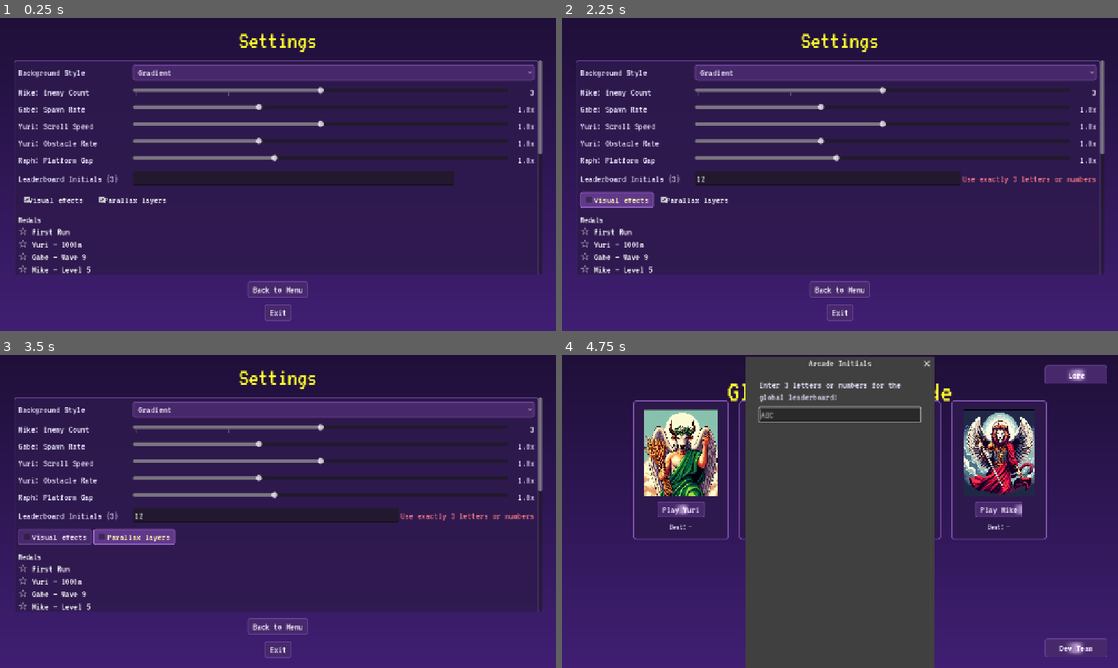
Above: before the commit, frames 1-4 (two rows, left to right).
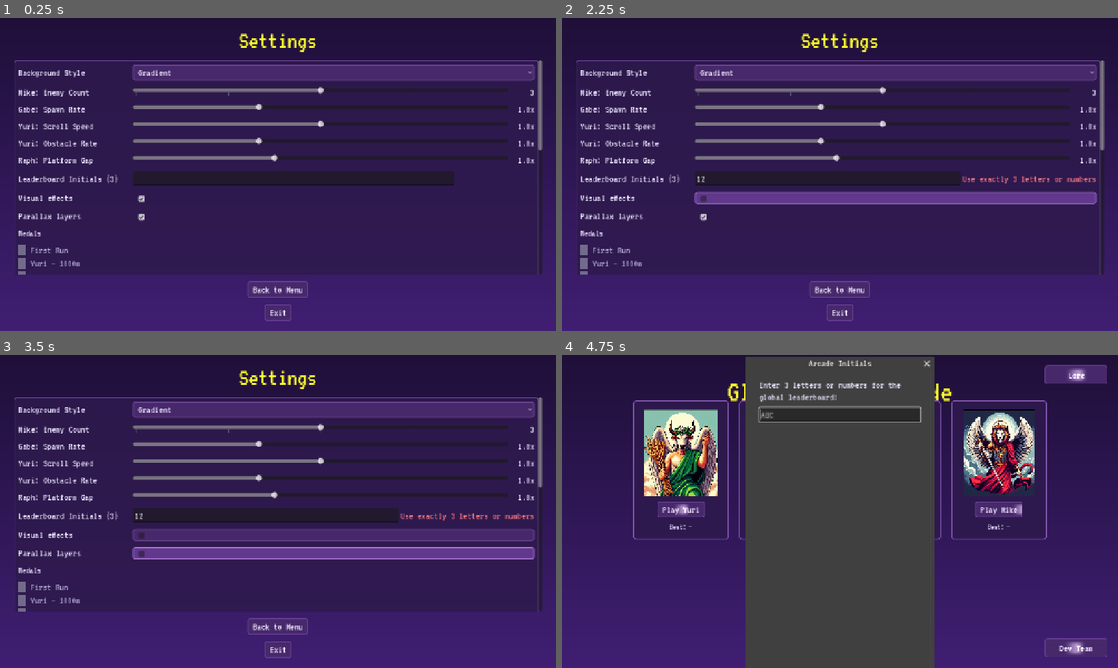
Above: after the commit, the same moments.

Repository: khrollo963/Occult-Video-Game-
Game: Godot game, scene res://scenes/UI/settings.tscn
Same seed, same stepped clock (60 frames per second), same inputs: the game is played once before the commit and once after it. This scene is started directly instead of the project's main scene.
Inputs (mouse positions are in pixels of both pictures, inside the frame that each line leads up to; where the layout moved, square brackets give the same spot in the first picture):
- Up to frame 1 (0.25 s): no input
- Up to frame 2 (2.25 s): click (856, 177) at 0.52 s; type "12" at 0.6 s; click "Gradient" at 1.25 s; click (895, 199) [617, 199] at 2 s
- Up to frame 3 (3.5 s): click (333, 552) [133, 536] at 2.75 s
- Up to frame 4 (4.75 s): click "Back to Menu" at 3.5 s; click "Settings" at 4.25 s

The runs differ from the first frame. In frame 1, 1.2% of the frame differs, in the area x 3-98%, y 42-82%; in frame 2, 4.7%; in frame 3, 7.5%; in frame 4, nothing differs.

Commit message:
fix: gameplay bugs, settings UI, and web performance
Stop milestone re-triggers and duplicate hit-spark VFX. Fix settings checkboxes and medal display. Preload VFX scenes, cache particle textures, and reduce web GPU load (lights, parallax, particles).

Co-authored-by: Cursor <cursoragent@cursor.com>

Diff:
--- a/assets/ui/arcade_theme.tres
+++ b/assets/ui/arcade_theme.tres
@@ -61,3 +61,5 @@
 Label/colors/font_color = Color(0.92, 0.9, 1, 1)
 Label/font_sizes/font_size = 24
 PanelContainer/styles/panel = SubResource("StyleBoxFlat_panel")
+CheckBox/constants/h_separation = 8
+CheckBox/constants/check_v_offset = 2
--- a/scenes/UI/button_sheen.gd
+++ b/scenes/UI/button_sheen.gd
@@ -4,6 +4,8 @@
 
 
 static func apply_to_button(button: Button) -> void:
+	if OS.has_feature("web"):
+		return
 	if button.get_node_or_null("Sheen"):
 		return
 
--- a/scenes/UI/settings.gd
+++ b/scenes/UI/settings.gd
@@ -42,10 +42,10 @@
 @onready var raph_value: Label = $MarginContainer/VBox/ScrollContainer/PanelContainer/VBox/RaphRow/RaphValue
 @onready var initials_edit: LineEdit = $MarginContainer/VBox/ScrollContainer/PanelContainer/VBox/InitialsRow/InitialsEdit
 @onready var initials_status: Label = $MarginContainer/VBox/ScrollContainer/PanelContainer/VBox/InitialsRow/InitialsStatus
-@onready var vfx_check: CheckBox = $MarginContainer/VBox/ScrollContainer/PanelContainer/VBox/VisualRow/VfxCheck
-@onready var parallax_check: CheckBox = $MarginContainer/VBox/ScrollContainer/PanelContainer/VBox/VisualRow/ParallaxCheck
+@onready var vfx_check: CheckBox = $MarginContainer/VBox/ScrollContainer/PanelContainer/VBox/VfxRow/VfxCheck
+@onready var parallax_check: CheckBox = $MarginContainer/VBox/ScrollContainer/PanelContainer/VBox/ParallaxRow/ParallaxCheck
 @onready var how_to_play_label: RichTextLabel = $MarginContainer/VBox/ScrollContainer/PanelContainer/VBox/HowToPlayLabel
-@onready var medals_label: RichTextLabel = $MarginContainer/VBox/ScrollContainer/PanelContainer/VBox/MedalsLabel
+@onready var medals_list: VBoxContainer = $MarginContainer/VBox/ScrollContainer/PanelContainer/VBox/MedalsList
 
 
 func _ready() -> void:
@@ -87,8 +87,20 @@
 
 
 func _refresh_medals() -> void:
-	var lines: PackedStringArray = _score_mgr.get_medal_lines()
-	medals_label.text = "[font_size=22][b]Medals[/b][/font_size]\n" + "\n".join(lines)
+	for child in medals_list.get_children():
+		child.queue_free()
+	for entry in _score_mgr.get_medal_entries():
+		var row := HBoxContainer.new()
+		row.add_theme_constant_override("separation", 10)
+		var icon := ColorRect.new()
+		icon.custom_minimum_size = Vector2(18, 18)
+		icon.color = Color(1.0, 0.82, 0.2, 1.0) if entry["unlocked"] else Color(0.45, 0.42, 0.55, 1.0)
+		row.add_child(icon)
+		var label := Label.new()
+		label.text = entry["label"]
+		label.modulate = Color(1.0, 0.95, 0.7) if entry["unlocked"] else Color(0.75, 0.72, 0.82)
+		row.add_child(label)
+		medals_list.add_child(row)
 
 
 func _on_background_option_item_selected(index: int) -> void:
--- a/scenes/UI/settings.tscn
+++ b/scenes/UI/settings.tscn
@@ -207,24 +207,38 @@
 layout_mode = 2
 text = ""
 
-[node name="VisualRow" type="HBoxContainer" parent="MarginContainer/VBox/ScrollContainer/PanelContainer/VBox"]
-layout_mode = 2
-
-[node name="VfxCheck" type="CheckBox" parent="MarginContainer/VBox/ScrollContainer/PanelContainer/VBox/VisualRow"]
+[node name="VfxRow" type="HBoxContainer" parent="MarginContainer/VBox/ScrollContainer/PanelContainer/VBox"]
+layout_mode = 2
+
+[node name="VfxLabel" type="Label" parent="MarginContainer/VBox/ScrollContainer/PanelContainer/VBox/VfxRow"]
+custom_minimum_size = Vector2(260, 0)
 layout_mode = 2
 text = "Visual effects"
 
-[node name="ParallaxCheck" type="CheckBox" parent="MarginContainer/VBox/ScrollContainer/PanelContainer/VBox/VisualRow"]
+[node name="VfxCheck" type="CheckBox" parent="MarginContainer/VBox/ScrollContainer/PanelContainer/VBox/VfxRow"]
+layout_mode = 2
+size_flags_horizontal = 3
+
+[node name="ParallaxRow" type="HBoxContainer" parent="MarginContainer/VBox/ScrollContainer/PanelContainer/VBox"]
+layout_mode = 2
+
+[node name="ParallaxLabel" type="Label" parent="MarginContainer/VBox/ScrollContainer/PanelContainer/VBox/ParallaxRow"]
+custom_minimum_size = Vector2(260, 0)
 layout_mode = 2
 text = "Parallax layers"
 
-[node name="MedalsLabel" type="RichTextLabel" parent="MarginContainer/VBox/ScrollContainer/PanelContainer/VBox"]
-custom_minimum_size = Vector2(0, 120)
-layout_mode = 2
-size_flags_horizontal = 3
-bbcode_enabled = true
-fit_content = true
-scroll_active = false
+[node name="ParallaxCheck" type="CheckBox" parent="MarginContainer/VBox/ScrollContainer/PanelContainer/VBox/ParallaxRow"]
+layout_mode = 2
+size_flags_horizontal = 3
+
+[node name="MedalsTitle" type="Label" parent="MarginContainer/VBox/ScrollContainer/PanelContainer/VBox"]
+layout_mode = 2
+theme_override_font_sizes/font_size = 22
+text = "Medals"
+
+[node name="MedalsList" type="VBoxContainer" parent="MarginContainer/VBox/ScrollContainer/PanelContainer/VBox"]
+layout_mode = 2
+theme_override_constants/separation = 6
 
 [node name="HowToPlayLabel" type="RichTextLabel" parent="MarginContainer/VBox/ScrollContainer/PanelContainer/VBox"]
 custom_minimum_size = Vector2(0, 280)
@@ -252,7 +266,7 @@
 [connection signal="value_changed" from="MarginContainer/VBox/ScrollContainer/PanelContainer/VBox/RaphRow/RaphSlider" to="." method="_on_raph_slider_value_changed"]
 [connection signal="text_submitted" from="MarginContainer/VBox/ScrollContainer/PanelContainer/VBox/InitialsRow/InitialsEdit" to="." method="_on_initials_edit_text_submitted"]
 [connection signal="focus_exited" from="MarginContainer/VBox/ScrollContainer/PanelContainer/VBox/InitialsRow/InitialsEdit" to="." method="_on_initials_edit_focus_exited"]
-[connection signal="toggled" from="MarginContainer/VBox/ScrollContainer/PanelContainer/VBox/VisualRow/VfxCheck" to="." method="_on_vfx_check_toggled"]
-[connection signal="toggled" from="MarginContainer/VBox/ScrollContainer/PanelContainer/VBox/VisualRow/ParallaxCheck" to="." method="_on_parallax_check_toggled"]
+[connection signal="toggled" from="MarginContainer/VBox/ScrollContainer/PanelContainer/VBox/VfxRow/VfxCheck" to="." method="_on_vfx_check_toggled"]
+[connection signal="toggled" from="MarginContainer/VBox/ScrollContainer/PanelContainer/VBox/ParallaxRow/ParallaxCheck" to="." method="_on_parallax_check_toggled"]
 [connection signal="pressed" from="MarginContainer/VBox/BackButton" to="." method="_on_back_pressed"]
 [connection signal="pressed" from="MarginContainer/VBox/ExitButton" to="." method="_on_exit_pressed"]
--- a/scenes/levels/Gabriel/apple.gd
+++ b/scenes/levels/Gabriel/apple.gd
@@ -1,6 +1,13 @@
 extends Area2D
 
 @export var speed := 200.0
+
+
+func _ready() -> void:
+	if OS.has_feature("web"):
+		var light := get_node_or_null("PickupLight") as PointLight2D
+		if light:
+			light.visible = false
 
 
 func _process(delta):
--- a/scenes/levels/Michael/level_goal.gd
+++ b/scenes/levels/Michael/level_goal.gd
@@ -3,6 +3,13 @@
 signal level_completed
 
 
+func _ready() -> void:
+	if OS.has_feature("web"):
+		var light := get_node_or_null("GoalLight") as PointLight2D
+		if light:
+			light.visible = false
+
+
 func _on_body_entered(body: Node2D) -> void:
 	if body.name == "Mike":
 		level_completed.emit()
--- a/scenes/levels/Raphael/raph_game.gd
+++ b/scenes/levels/Raphael/raph_game.gd
@@ -26,7 +26,7 @@
 var spawn_cursor_y := 0.0
 var gap_multiplier := 1.0
 var rng := RandomNumberGenerator.new()
-var _milestone_shown := ""
+var _milestones_reached: Dictionary = {}
 
 
 func _ready() -> void:
@@ -119,13 +119,12 @@
 
 func _check_milestone(height: int) -> void:
 	for threshold in [500, 1500, 3000, 5000]:
-		if height >= threshold:
-			var plane_name: String = HEIGHT_MILESTONES[threshold]
-			if _milestone_shown != plane_name:
-				_milestone_shown = plane_name
-				_game_manager.set_stat("Plane", threshold)
-				var gradient: ColorRect = $SimpleGradientBg.get_node("Gradient")
-				gradient.top_color = Color(0.98 - threshold * 0.0001, 0.92, 0.72, 1.0)
+		if height < threshold or _milestones_reached.has(threshold):
+			continue
+		_milestones_reached[threshold] = true
+		_game_manager.set_stat("Plane", threshold)
+		var gradient: ColorRect = $SimpleGradientBg.get_node("Gradient")
+		gradient.top_color = Color(0.98 - threshold * 0.0001, 0.92, 0.72, 1.0)
 
 
 func _cleanup_platforms() -> void:
@@ -152,9 +151,11 @@
 
 
 func _add_parallax() -> void:
-	var bg := ParallaxSetup.create([
+	var colors: Array[Color] = [
 		Color(0.98, 0.92, 0.72, 0.45),
 		Color(0.92, 0.78, 0.55, 0.35),
-	])
+	]
+	var bg: ParallaxSetup = ParallaxSetup.new()
+	bg.layer_colors = colors
 	add_child(bg)
 	move_child(bg, 1)
--- a/scenes/levels/Raphael/raph_platform.gd
+++ b/scenes/levels/Raphael/raph_platform.gd
@@ -29,6 +29,10 @@
 
 
 func _add_glow_light(color: Color, energy: float) -> void:
+	if OS.has_feature("web"):
+		return
+	if not get_node("/root/SettingsManager").visual_effects_enabled:
+		return
 	if _goal_light != null:
 		return
 	_goal_light = PointLight2D.new()
--- a/scenes/vfx/vfx_burst.gd
+++ b/scenes/vfx/vfx_burst.gd
@@ -5,13 +5,16 @@
 @export var spread := 180.0
 @export var initial_velocity := 120.0
 
+static var _dot_texture: ImageTexture
+
 
 func _ready() -> void:
 	var particles := GPUParticles2D.new()
-	particles.amount = amount
+	var particle_amount := maxi(4, int(amount * _particle_scale()))
+	particles.amount = particle_amount
 	particles.one_shot = true
 	particles.explosiveness = 1.0
-	particles.lifetime = 0.45
+	particles.lifetime = 0.35 if _is_web() else 0.45
 	particles.emitting = true
 	particles.finished.connect(queue_free)
 
@@ -25,13 +28,21 @@
 	mat.scale_max = 5.0
 	mat.color = color
 	particles.process_material = mat
-
-	var tex := _make_dot_texture()
-	particles.texture = tex
+	particles.texture = _get_dot_texture()
 	add_child(particles)
 
 
-func _make_dot_texture() -> ImageTexture:
-	var img := Image.create(8, 8, false, Image.FORMAT_RGBA8)
-	img.fill(Color.WHITE)
-	return ImageTexture.create_from_image(img)
+static func _get_dot_texture() -> ImageTexture:
+	if _dot_texture == null:
+		var img := Image.create(4, 4, false, Image.FORMAT_RGBA8)
+		img.fill(Color.WHITE)
+		_dot_texture = ImageTexture.create_from_image(img)
+	return _dot_texture
+
+
+static func _is_web() -> bool:
+	return OS.has_feature("web")
+
+
+static func _particle_scale() -> float:
+	return 0.45 if _is_web() else 1.0
--- a/scripts/parallax_setup.gd
+++ b/scripts/parallax_setup.gd
@@ -27,9 +27,10 @@
 
 
 func _build_layers() -> void:
+	var layer_count := mini(2 if OS.has_feature("web") else 3, layer_colors.size())
 	for child in get_children():
 		child.queue_free()
-	for i in layer_colors.size():
+	for i in layer_count:
 		var layer := ParallaxLayer.new()
 		var sprite := ColorRect.new()
 		sprite.color = layer_colors[i]
--- a/scripts/score_manager.gd
+++ b/scripts/score_manager.gd
@@ -132,8 +132,18 @@
 
 func get_medal_lines() -> PackedStringArray:
 	var lines: PackedStringArray = []
+	for entry in get_medal_entries():
+		var mark := "*" if entry.unlocked else "-"
+		lines.append("%s %s" % [mark, entry.label])
+	return lines
+
+
+func get_medal_entries() -> Array:
+	var entries: Array = []
 	for medal_id in MEDAL_THRESHOLDS:
-		var label: String = str(MEDAL_LABELS.get(medal_id, medal_id))
-		var mark := "★" if has_medal(medal_id) else "☆"
-		lines.append("%s %s" % [mark, label])
-	return lines
+		entries.append({
+			"id": medal_id,
+			"label": str(MEDAL_LABELS.get(medal_id, medal_id)),
+			"unlocked": has_medal(medal_id),
+		})
+	return entries
--- a/scripts/settings_manager.gd
+++ b/scripts/settings_manager.gd
@@ -35,6 +35,8 @@
 func load_settings() -> void:
 	var config := ConfigFile.new()
 	if config.load(SETTINGS_PATH) != OK:
+		if OS.has_feature("web"):
+			parallax_enabled = false
 		return
 
 	background_style = str(config.get_value("display", "background_style", BACKGROUND_GRADIENT))
--- a/scripts/vfx_manager.gd
+++ b/scripts/vfx_manager.gd
@@ -1,16 +1,15 @@
 extends Node
 
 const EFFECTS := {
-	"pickup_burst": "res://scenes/vfx/pickup_burst.tscn",
-	"hit_spark": "res://scenes/vfx/hit_spark.tscn",
-	"death_poof": "res://scenes/vfx/death_poof.tscn",
-	"landing_dust": "res://scenes/vfx/landing_dust.tscn",
+	"pickup_burst": preload("res://scenes/vfx/pickup_burst.tscn"),
+	"hit_spark": preload("res://scenes/vfx/hit_spark.tscn"),
+	"death_poof": preload("res://scenes/vfx/death_poof.tscn"),
+	"landing_dust": preload("res://scenes/vfx/landing_dust.tscn"),
 }
 
 
 func _ready() -> void:
 	get_node("/root/EventBus").vfx_requested.connect(_spawn_effect)
-	get_node("/root/EventBus").player_damaged.connect(func(_a): _spawn_effect("hit_spark", Vector2.ZERO))
 	get_node("/root/EventBus").collectible_picked.connect(func(_v): pass)
 	get_node("/root/EventBus").enemy_killed.connect(func(): pass)
 
@@ -24,12 +23,11 @@
 		return
 	if not EFFECTS.has(effect_id):
 		return
-	var scene: PackedScene = load(EFFECTS[effect_id])
-	if scene == null:
-		return
+	var scene: PackedScene = EFFECTS[effect_id]
 	var inst := scene.instantiate()
 	var root := get_tree().current_scene
 	if root == null:
+		inst.queue_free()
 		return
 	root.add_child(inst)
 	if inst is Node2D:
